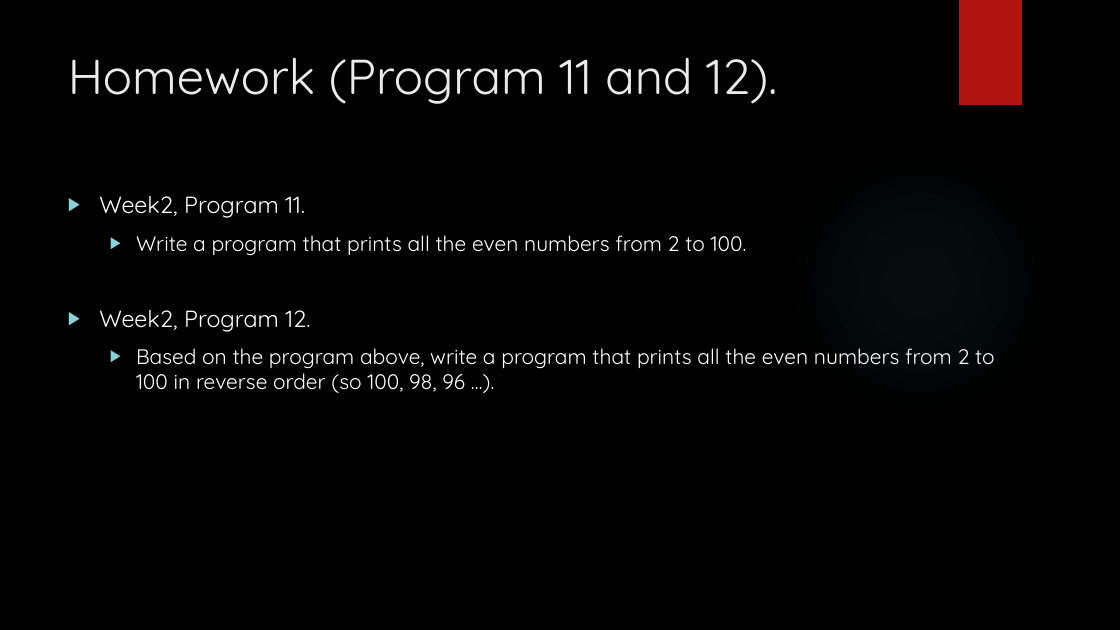
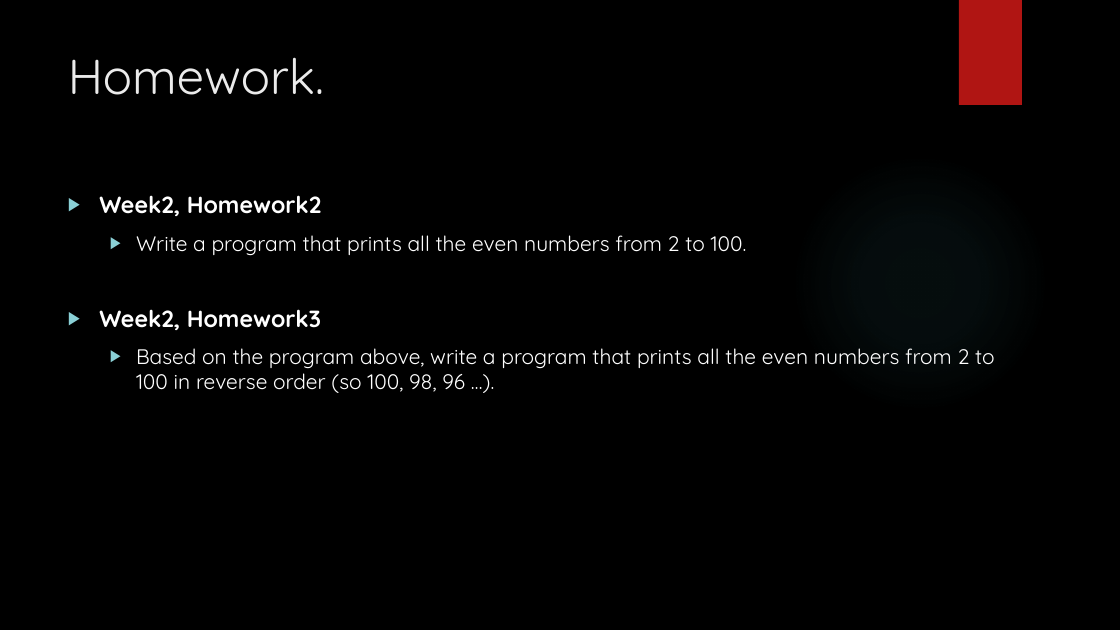
Before and after one commit to davidgroves/DGM_Tutorials, a slide deck: slide 22 of week2/week2.pptx. Drawn at 1120x630 pixels with LibreOffice and Linux fonts; fonts in the diff are those of the drawing; background and template pictures are left out. Boxes give left, top, right and bottom in pixels: in the first picture for what was removed or moved away, otherwise in the second. Text is boxed around its words. In the diff, an @@ line names an element or a change of style, - is before the commit and + after.

Commit message:
Renamed homework.

```diff
--- a/week2/week2.pptx
+++ b/week2/week2.pptx
@@ title at <box>68,57,324,95</box>: text changed @@
-Homework (Program 11 and 12).
+Homework.
@@ text at <box>99,195,321,216</box>: text changed; bold on @@
-▶ Week2, Program 11.
+▶ Week2, Homework2
@@ text at <box>99,309,321,330</box>: text changed; bold on @@
-▶ Week2, Program 12.
+▶ Week2, Homework3
```
Also in this commit, not shown: 4 other slides changed.
